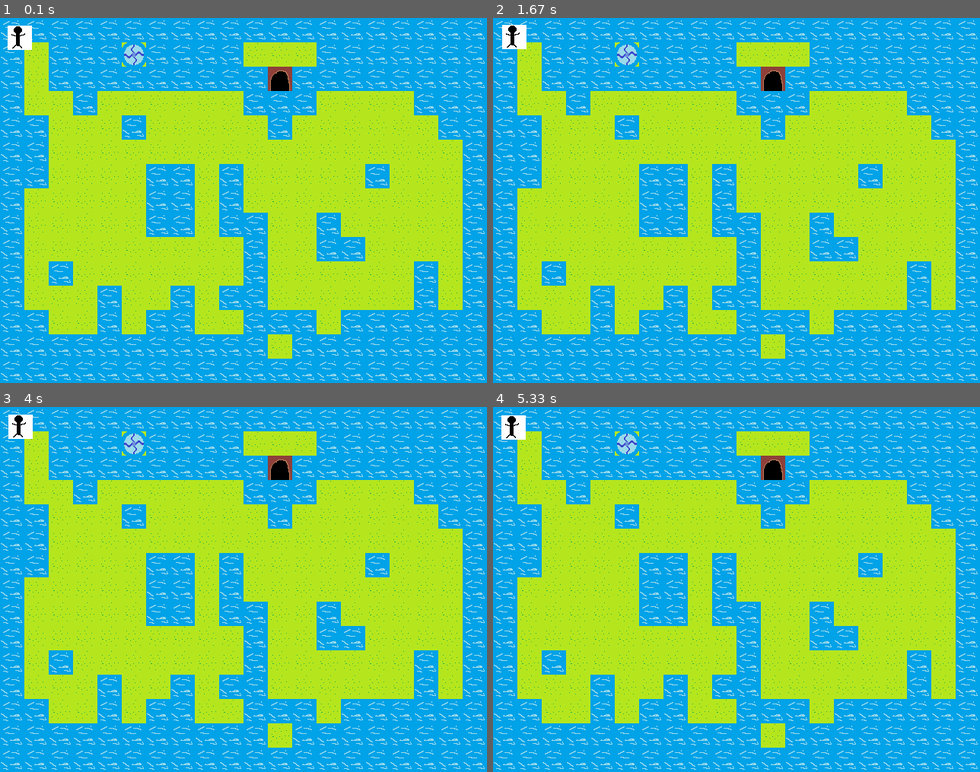
Above: before the commit, frames 1-4 (two rows, left to right).
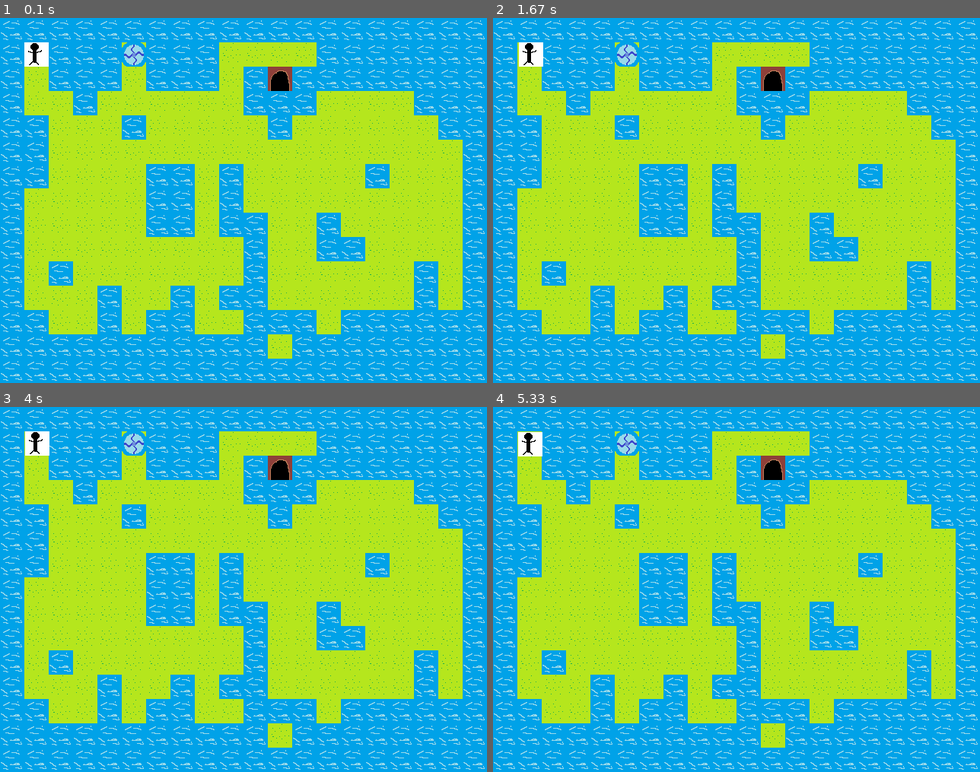
Above: after the commit, the same moments.

Repository: YahiroRyo/iot_game
Game: pygame game, started from main.py
Two runs of this game, one before a commit and one after it. Both use one fixed random seed, a clock stepped at 60 frames per second and the inputs below.
Inputs:
- Up to frame 1 (0.1 s): no input
- Up to frame 2 (1.67 s): hold Right 0.33-0.8 s; hold Up 0.83-1.13 s; hold Right 1.17-1.63 s
- Up to frame 3 (4 s): hold Left 1.67-2.2 s; hold Down 2.23-2.53 s; hold Left 2.57-2.97 s; hold Right from 3.4 s (still down)
- Up to frame 4 (5.33 s): release Right at 4.03 s; hold Down 4.07-4.43 s; hold Left 4.47-4.93 s; hold Right from 4.97 s (still down)

The runs differ from the first frame. In frame 1, 1.6% of the frame differs, in the area x 1-50%, y 2-20%; in frame 2, 1.6%, in the area x 1-50%, y 1-20%; in frame 3, 1.6%; in frame 4, 1.6%.

Commit message:
海に当たり判定実装 マップデータの更新

Diff:
--- a/blockID.txt
+++ b/blockID.txt
@@ -1,5 +1,5 @@
 草原:grass.png:0
-海:water.png:1
+    海:water.png:1
     壁:wall.png:2
 洞窟内:rock.png:3
     空白(黒):black.png:4
--- a/main.py
+++ b/main.py
@@ -10,11 +10,11 @@
 
     # 遷移先 マップの名称, プレイヤーX, プレイヤーY
     scenes.set_scene(scene.Scene(mapdata.map_1, "平原", {
-        10: ["例", 0, 0],
+        10: ["例", 32, 32],
         11: ["洞窟", 64, 416]
     }))
     scenes.set_scene(scene.Scene(mapdata.map_2, "例", {
-        10: ["平原", 0, 0]
+        10: ["平原", 32, 32]
     }))
     scenes.set_scene(scene.Scene(mapdata.map_3, "洞窟", {
         11: ["平原", 352, 32]
--- a/map.py
+++ b/map.py
@@ -1,3 +1,5 @@
+import scene
+
 class Map:
     # マップデータ
     map = []
--- a/mapdata.py
+++ b/mapdata.py
@@ -1,7 +1,7 @@
 import map
 map_1 = map.Map([[1, 1, 1, 1, 1, 1, 1, 1, 1, 1, 1, 1, 1, 1, 1, 1, 1, 1, 1, 1],
-    [1, 0, 1, 1, 1, 10, 1, 1, 1, 1, 0, 0, 0, 1, 1, 1, 1, 1, 1, 1],
-    [1, 0, 1, 1, 1, 1, 1, 1, 1, 1, 1, 11, 1, 1, 1, 1, 1, 1, 1, 1],
+    [1, 0, 1, 1, 1, 10, 1, 1, 1, 0, 0, 0, 0, 1, 1, 1, 1, 1, 1, 1],
+    [1, 0, 1, 1, 1, 0, 1, 1, 1, 0, 1, 11, 1, 1, 1, 1, 1, 1, 1, 1],
     [1, 0, 0, 1, 0, 0, 0, 0, 0, 0, 1, 1, 1, 0, 0, 0, 0, 1, 1, 1],
     [1, 1, 0, 0, 0, 1, 0, 0, 0, 0, 0, 1, 0, 0, 0, 0, 0, 0, 1, 1],
     [1, 1, 0, 0, 0, 0, 0, 0, 0, 0, 0, 0, 0, 0, 0, 0, 0, 0, 0, 1],
@@ -18,16 +18,16 @@
    [1, 0, 1, 1, 1, 1, 1, 1, 1, 1, 0, 0, 0, 1, 1, 1, 1, 1, 1, 1],
    [1, 0, 1, 1, 1, 1, 1, 1, 1, 1, 1, 0, 1, 1, 1, 1, 1, 1, 1, 1],
    [1, 0, 0, 2, 2, 2, 2, 2, 2, 0, 1, 1, 1, 0, 0, 0, 0, 1, 1, 1],
-   [1, 1, 2, 2, 2, 2, 2, 2, 2, 0, 0, 1, 0, 0, 0, 0, 0, 0, 1, 1],
+   [1, 1, 0, 2, 2, 2, 2, 2, 2, 0, 0, 1, 0, 0, 0, 0, 0, 0, 1, 1],
    [1, 1, 0, 0, 0, 0, 0, 0, 0, 0, 0, 0, 0, 0, 0, 0, 0, 0, 0, 1],
    [1, 1, 0, 0, 0, 0, 1, 1, 0, 1, 0, 0, 0, 0, 0, 1, 0, 0, 0, 1],
    [1, 0, 0, 0, 0, 0, 1, 1, 0, 1, 0, 0, 0, 0, 0, 0, 0, 0, 0, 1],
    [1, 0, 0, 0, 0, 0, 1, 1, 0, 1, 1, 0, 0, 1, 0, 0, 0, 0, 0, 1],
    [1, 0, 0, 0, 0, 0, 0, 0, 0, 0, 1, 0, 0, 1, 1, 0, 0, 0, 0, 1],
    [1, 0, 1, 0, 0, 0, 0, 0, 0, 0, 1, 0, 0, 0, 0, 0, 0, 1, 0, 1],
-   [1, 0, 0, 0, 1, 0, 0, 1, 0, 1, 1, 0, 0, 0, 0, 0, 0, 1, 0, 1],
-   [1, 1, 0, 0, 1, 0, 1, 1, 0, 0, 1, 1, 1, 0, 1, 1, 1, 1, 1, 1],
-   [1, 1, 1, 1, 1, 1, 1, 1, 1, 1, 1, 0, 1, 1, 1, 1, 1, 1, 1, 1],
+   [1, 0, 0, 0, 0, 0, 0, 1, 0, 1, 1, 0, 0, 0, 0, 0, 0, 1, 0, 1],
+   [1, 1, 0, 0, 0, 0, 1, 1, 0, 0, 1, 1, 1, 0, 1, 1, 1, 1, 1, 1],
+   [1, 1, 1, 1, 0, 1, 1, 1, 1, 1, 1, 0, 1, 1, 1, 1, 1, 1, 1, 1],
    [1, 1, 1, 1, 10, 1, 1, 1, 1, 1, 1, 1, 1, 1, 1, 1, 1, 1, 1, 1]])
 map_3 = map.Map([[4, 3, 4, 4, 4],
    [4, 3, 3, 4, 4],
--- a/player.py
+++ b/player.py
@@ -8,8 +8,8 @@
 # プレイヤー
 class Player:
     img = None
-    x = 10
-    y = 10
+    x = 32
+    y = 32
     speed = .05
 
     def __init__(self, img) -> None:
@@ -19,7 +19,7 @@
         screen.blit(self.img, (self.x, self.y))
 
     def is_wall(self, idx: int):
-        walls = [2, 4]
+        walls = [1, 2, 4]
         is_wall = False
         for wall in walls:
             if wall == idx:
